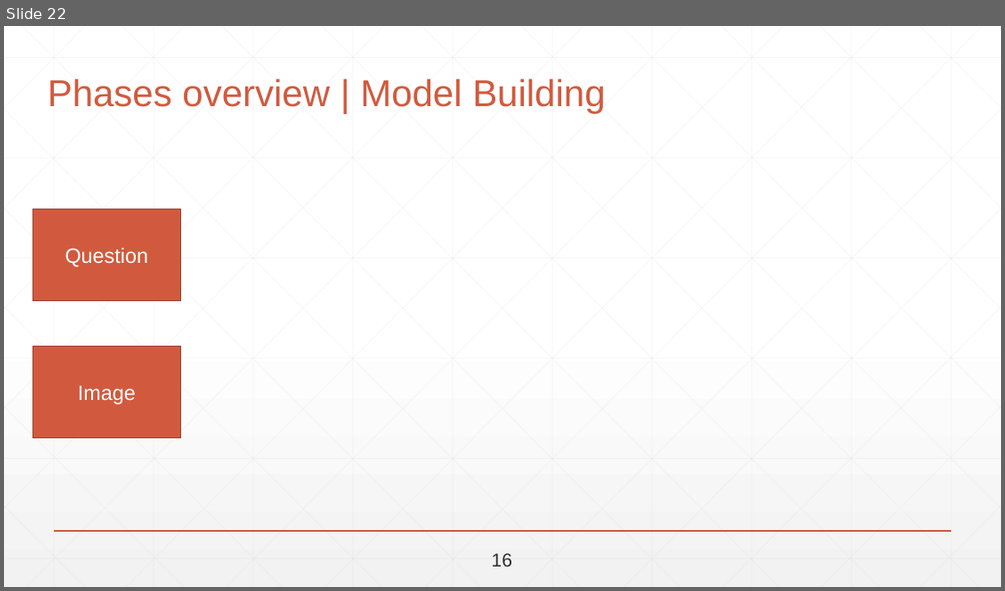
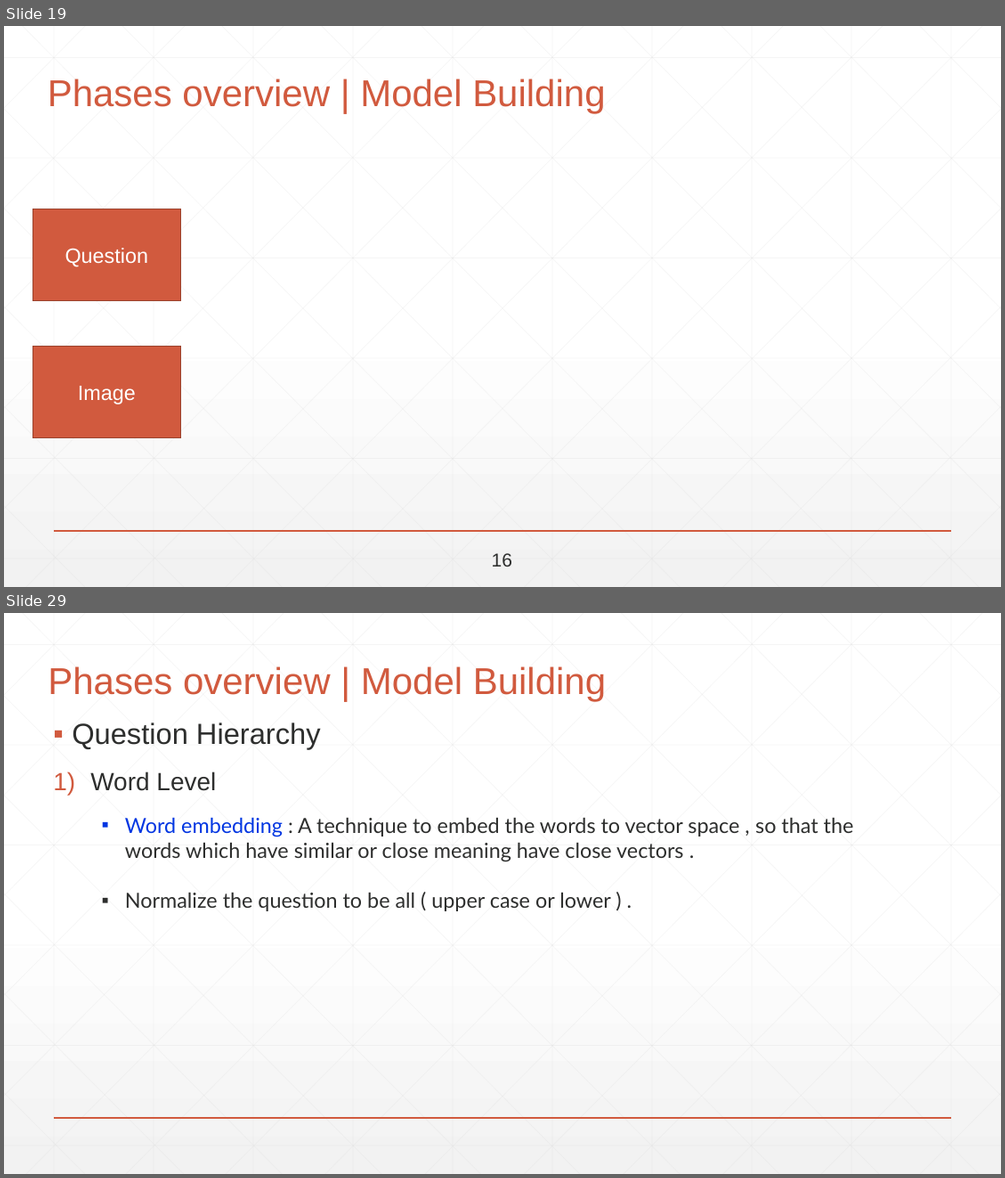
Before and after one commit to abdallahshaaban/Visual-Question-Answering, a slide deck: Second Seminar/Visual-QA Second Seminar.pptx. Shown one above the other, each under a label of ours: slide 22 before the commit, slides 19 and 29 after it; the slides between them are not shown. The pictures are 1005x591 and 1005x1178 pixels, drawn with LibreOffice and Linux fonts; fonts in the diff are those of the drawing. Boxes give left, top, right and bottom in pixels: in the first picture for what was removed or moved away, otherwise in the second. Text is boxed around its words. In the diff, an @@ line names an element or a change of style, - is before the commit and + after.

```diff
--- a/Second Seminar/Visual-QA Second Seminar.pptx
+++ b/Second Seminar/Visual-QA Second Seminar.pptx
@@ slide 29 added at bbox=[4, 613, 1001, 1174], background gradient #FFFFFF to #F2F2F2; not listed: 47 template elements that a slide beside it also shows @@
@@ title added at bbox=[48, 666, 606, 701], 36 pt, text #D15A3E @@
+Phases overview | Model Building
@@ text added at bbox=[72, 722, 321, 791], 28 pt, text #2D2E2D @@
+▪ Question Hierarchy
+1) Word Level
@@ text added at bbox=[125, 817, 854, 911], 20 pt, text #2D2E2D @@
+▪ Word embedding : A technique to embed the words to vector space , so that the words which have similar or close meaning have close vectors .
+▪ Normalize the question to be all ( upper case or lower ) .
@@ what was slide 22 is now slide 19 @@
```
Also in this commit, not shown: 13 slides changed, 21 other slides added, 5 slides removed, 1 other file.
